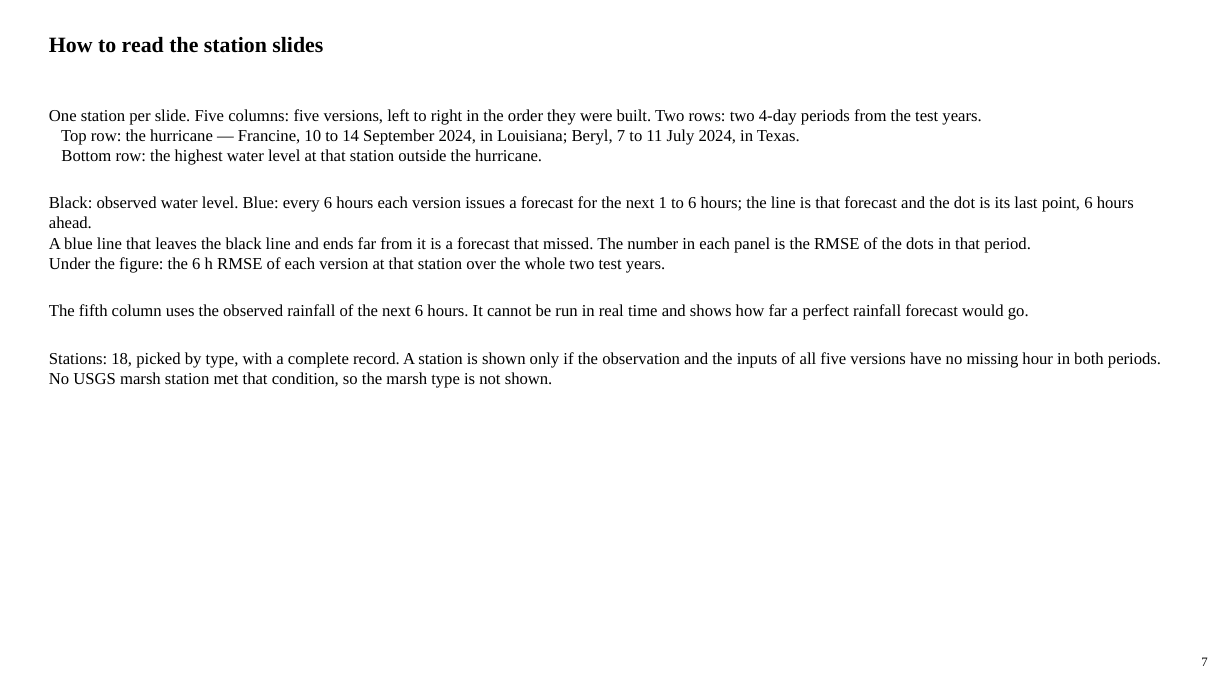
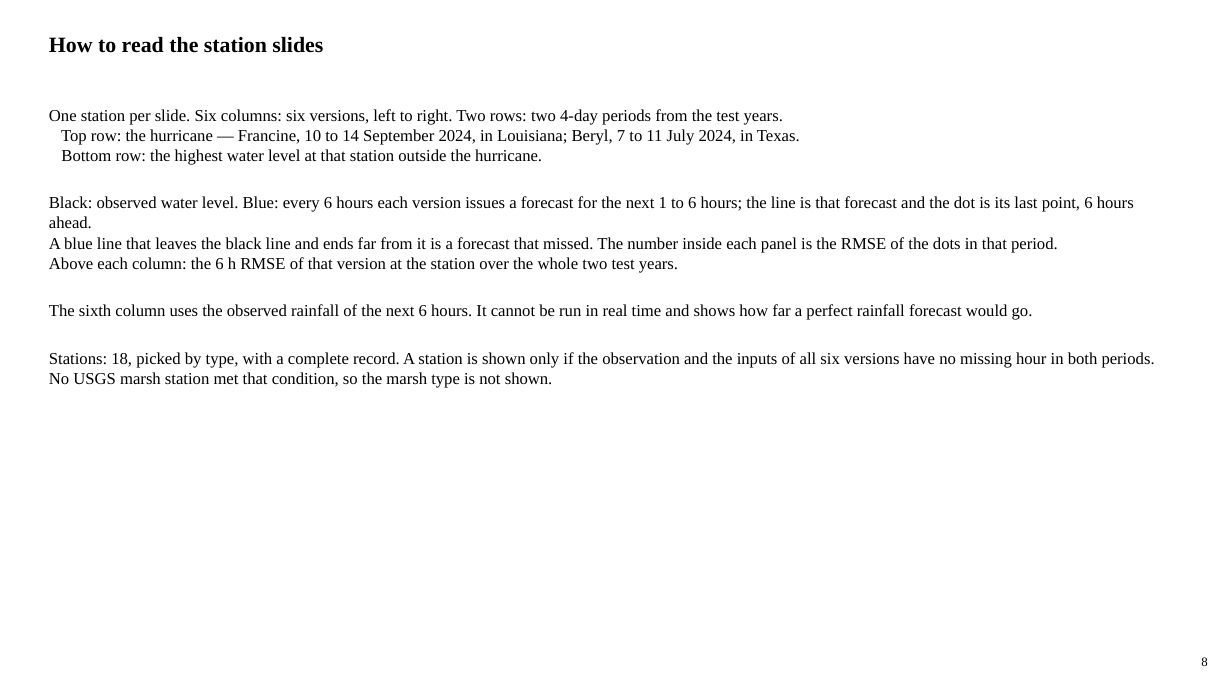
Before and after one commit to LaurenW1997/subdomainLSTM, a slide deck: slide 8 of deliverables/17_versions/version_comparison.pptx (slide 7 before the commit). Drawn at 1232x693 pixels with LibreOffice and Linux fonts; fonts in the diff are those of the drawing. Boxes give left, top, right and bottom in pixels: in the first picture for what was removed or moved away, otherwise in the second. Text is boxed around its words. In the diff, an @@ line names an element or a change of style, - is before the commit and + after.

```diff
--- a/deliverables/17_versions/version_comparison.pptx
+++ b/deliverables/17_versions/version_comparison.pptx
@@ text at [49,109,783,124]: text changed @@
-One station per slide. Five columns: five versions, left to right in the order they were built. Two rows: two 4-day periods from the test years.
+One station per slide. Six columns: six versions, left to right. Two rows: two 4-day periods from the test years.
@@ text at [49,237,1155,368]: text changed @@
-A blue line that leaves the black line and ends far from it is a forecast that missed. The number in each panel is the RMSE of the dots in that period.
-Under the figure: the 6 h RMSE of each version at that station over the whole two test years.
-The fifth column uses the observed rainfall of the next 6 hours. It cannot be run in real time and shows how far a perfect rainfall forecast would go.
-Stations: 18, picked by type, with a complete record. A station is shown only if the observation and the inputs of all five versions have no missing hour in both periods.
+A blue line that leaves the black line and ends far from it is a forecast that missed. The number inside each panel is the RMSE of the dots in that period.
+Above each column: the 6 h RMSE of that version at the station over the whole two test years.
+The sixth column uses the observed rainfall of the next 6 hours. It cannot be run in real time and shows how far a perfect rainfall forecast would go.
+Stations: 18, picked by type, with a complete record. A station is shown only if the observation and the inputs of all six versions have no missing hour in both periods.
@@ text at [1201,657,1207,666]: text changed @@
-7
+8
```
Also in this commit, not shown: 25 other slides changed, 1 slide added, 48 other files.
